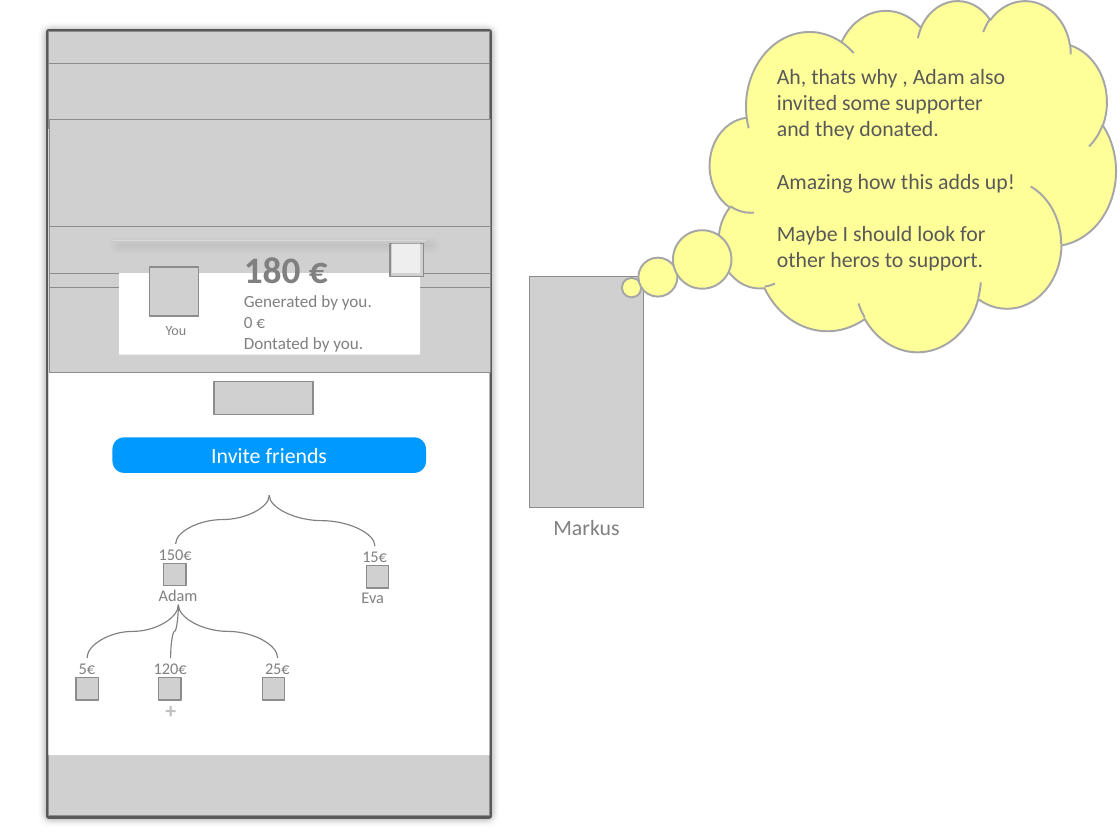
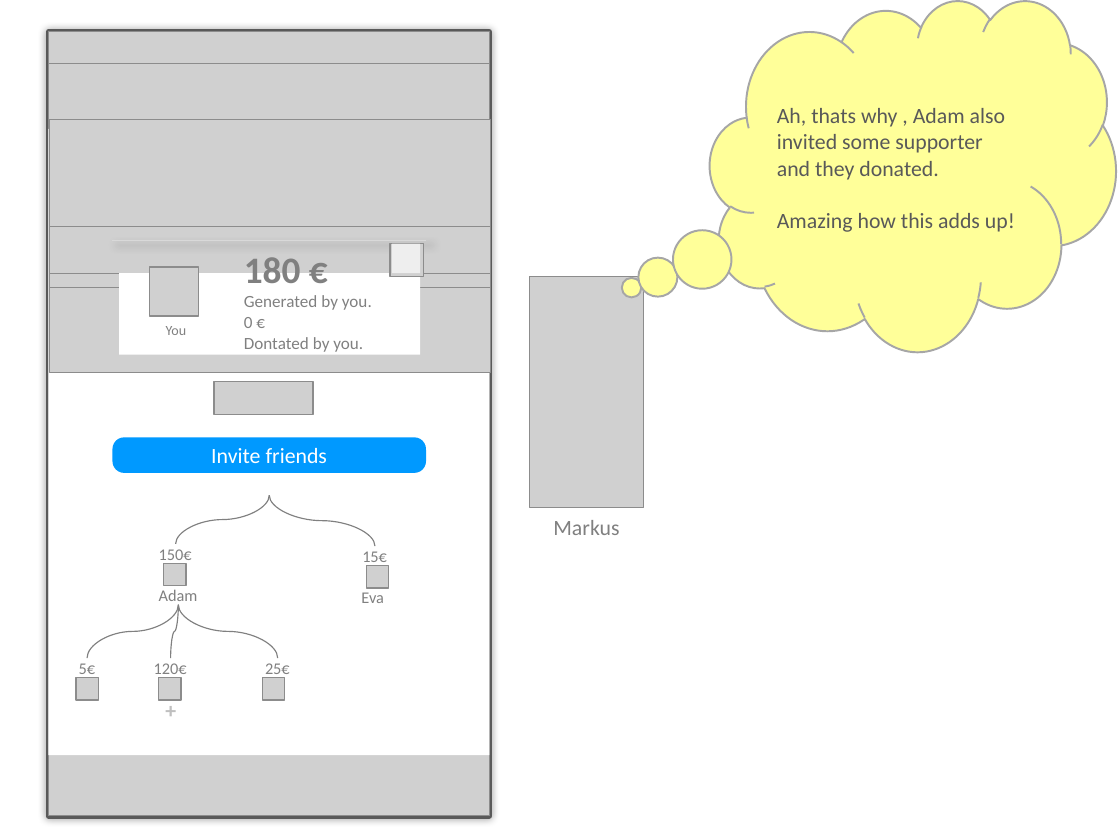
Before and after one commit to MoritzTheile/com.supeyou, a slide deck: slide 11 of com.supeyou.project/doc/SupeYou.pptx. Drawn at 1120x840 pixels with LibreOffice and Linux fonts; fonts in the diff are those of the drawing; grey boxes stand for pictures. Boxes give left, top, right and bottom in pixels: in the first picture for what was removed or moved away, otherwise in the second. Text is boxed around its words. In the diff, an @@ line names an element or a change of style, - is before the commit and + after.

```diff
--- a/com.supeyou.project/doc/SupeYou.pptx
+++ b/com.supeyou.project/doc/SupeYou.pptx
@@ text in thought cloud at [777, 226, 985, 271]: paragraph removed @@
-Maybe I should look for other heros to support.
```
Also in this commit, not shown: 2 other slides changed, 16 other files.
